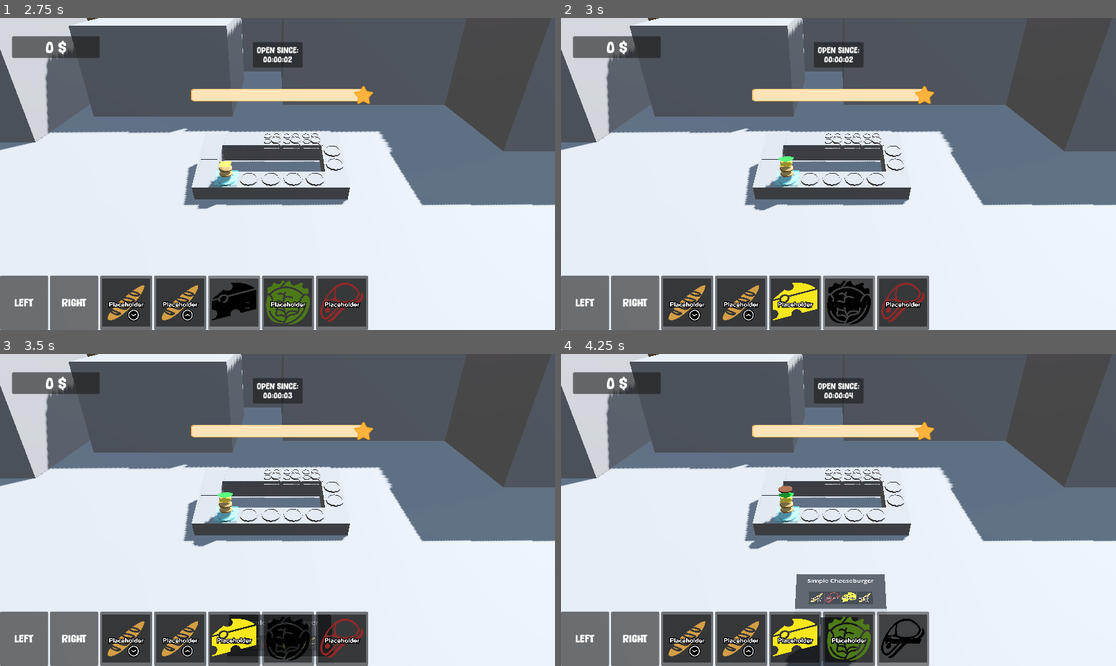
Above: before the commit, frames 1-4 (two rows, left to right).
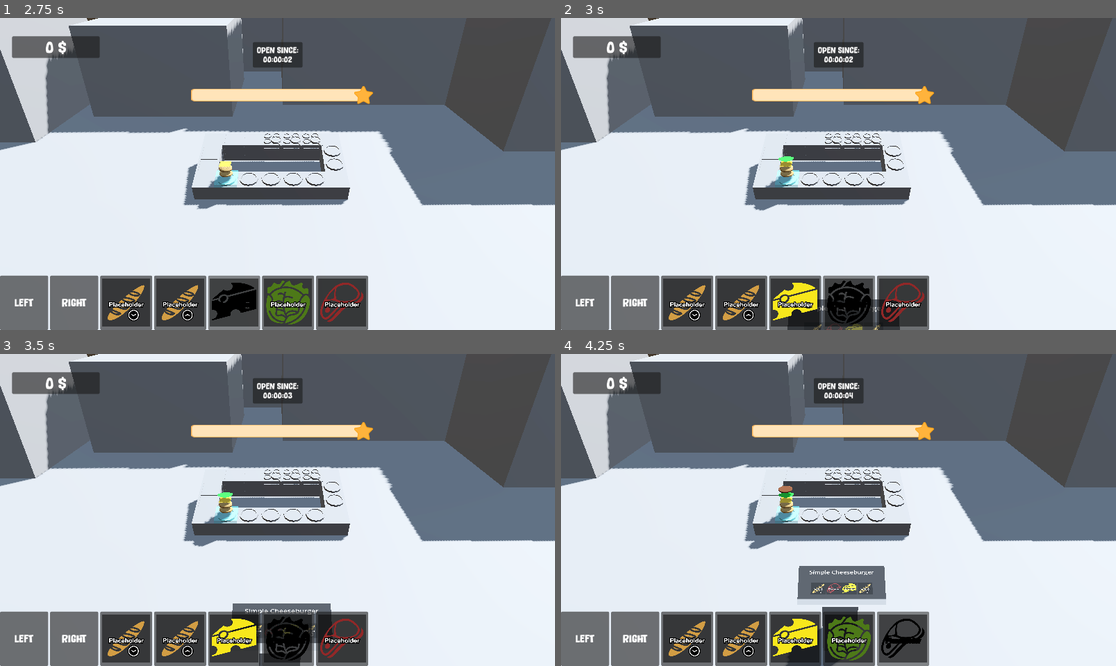
Above: after the commit, the same moments.

Repository: thewasmans/2026-game-jam-burger-truck
Game: Godot game, scene res://scenes/main.tscn
The game is run twice, just before and just after one commit, with the same random seed, the same clock (stepped at 60 frames per second) and the same inputs.
Inputs (mouse positions are in pixels of both pictures, inside the frame that each line leads up to):
- Up to frame 1 (2.75 s): click (127, 301) at 0.52 s; click (177, 301) at 1.27 s; click (233, 301) at 2.02 s
- Up to frame 2 (3 s): click (849, 301) at 2.77 s
- Up to frame 3 (3.5 s): no input
- Up to frame 4 (4.25 s): click (905, 637) at 3.52 s

Frame 1 is identical in both runs. In frame 2, 1.2% of the frame differs, in the area x 40-62%, y 90-100%; in frame 3, 1.3%; in frame 4, 1.8%, in the area x 41-59%, y 67-100%.

Commit message:
Rename enemy to hungry client

Diff:
--- a/contents/prefabs/enemy_spawner.tscn
+++ b/contents/prefabs/enemy_spawner.tscn
@@ -1,7 +1,7 @@
 [gd_scene format=3 uid="uid://ckuxgrtn5s1cd"]
 
 [ext_resource type="Script" uid="uid://dl30bfxeahsmq" path="res://scripts/spawner.gd" id="1_devoi"]
-[ext_resource type="PackedScene" uid="uid://b6h3u02w2i8s" path="res://contents/prefabs/enemy.tscn" id="2_xl0gr"]
+[ext_resource type="PackedScene" uid="uid://b6h3u02w2i8s" path="res://contents/prefabs/hungry_client.tscn" id="2_xl0gr"]
 [ext_resource type="Shape3D" uid="uid://dfp85wqupdio5" path="res://contents/spawn/spawn_box_shape_3d.tres" id="3_xl0gr"]
 
 [sub_resource type="BoxMesh" id="BoxMesh_xl0gr"]
--- a/contents/prefabs/enemy.tscn
+++ b/contents/prefabs/hungry_client.tscn
@@ -1,7 +1,7 @@
 [gd_scene format=3 uid="uid://b6h3u02w2i8s"]
 
-[ext_resource type="Script" uid="uid://fejlyf0b53bw" path="res://scripts/enemy.gd" id="1_wexqf"]
-[ext_resource type="PackedScene" uid="uid://b47evmm3yxiqf" path="res://contents/prefabs/ui/client_request_ui.tscn" id="3_y2qxo"]
+[ext_resource type="Script" uid="uid://fejlyf0b53bw" path="res://scripts/hungry_client.gd" id="1_mntof"]
+[ext_resource type="PackedScene" uid="uid://b47evmm3yxiqf" path="res://contents/prefabs/ui/client_request_ui.tscn" id="2_tnfmv"]
 
 [sub_resource type="BoxShape3D" id="BoxShape3D_1"]
 size = Vector3(1, 2, 1)
@@ -23,8 +23,8 @@
 material = SubResource("StandardMaterial3D_278i7")
 size = Vector2(0.5, 0.25)
 
-[node name="Enemy" type="CharacterBody3D" unique_id=636878034 node_paths=PackedStringArray("client_request_ui")]
-script = ExtResource("1_wexqf")
+[node name="HungryClient" type="CharacterBody3D" unique_id=636878034 node_paths=PackedStringArray("client_request_ui")]
+script = ExtResource("1_mntof")
 speed = 2.0
 client_request_ui = NodePath("SubViewport/ClientRequest")
 
--- a/scenes/main.tscn
+++ b/scenes/main.tscn
@@ -51,7 +51,7 @@
 script = ExtResource("4_abcde")
 snack_truck = NodePath("Level/Kitchen")
 game_ui = NodePath("GameUI")
-spawner = NodePath("Level/EnemySpawner")
+spawner = NodePath("Level/HungryClientSpawner")
 burgers_data = Array[ExtResource("2_jkv2x")]([ExtResource("3_jbj1t"), ExtResource("4_muem4"), ExtResource("5_dp3eg"), ExtResource("6_0ld40"), ExtResource("7_gqmmt"), ExtResource("8_yc10j"), ExtResource("9_jscy8"), ExtResource("10_pm3ni"), ExtResource("11_y6deb"), ExtResource("12_og1vs")])
 ingredients_data = Array[ExtResource("13_pm3ni")]([ExtResource("14_y6deb"), ExtResource("15_og1vs"), ExtResource("16_2wyq8"), ExtResource("17_vxglm"), ExtResource("19_yq6so")])
 anchor_plates = [NodePath("Level/Kitchen/AnchorPlate/AnchorPlate01"), NodePath("Level/Kitchen/AnchorPlate/AnchorPlate02"), NodePath("Level/Kitchen/AnchorPlate/AnchorPlate03"), NodePath("Level/Kitchen/AnchorPlate/AnchorPlate04"), NodePath("Level/Kitchen/AnchorPlate/AnchorPlate05")]
@@ -104,7 +104,7 @@
 [node name="Selector" parent="Level" unique_id=375739968 instance=ExtResource("22_y6deb")]
 transform = Transform3D(1, 0, 0, 0, 0.980782, 0.19510747, 0, -0.19510747, 0.980782, 0.31791592, 0.8635261, 4.795539)
 
-[node name="EnemySpawner" parent="Level" unique_id=872537981 node_paths=PackedStringArray("front_truck_target", "out_screen_target") instance=ExtResource("1_0wfyh")]
+[node name="HungryClientSpawner" parent="Level" unique_id=872537981 node_paths=PackedStringArray("front_truck_target", "out_screen_target") instance=ExtResource("1_0wfyh")]
 transform = Transform3D(1, 0, 0, 0, 1, 0, 0, 0, 1, 0, 0.103453636, -10)
 front_truck_target = NodePath("../Kitchen/TargetPositionClients/FrontTruck")
 out_screen_target = NodePath("../Kitchen/TargetPositionClients/Leaving")
--- a/scripts/enemy.gd
+++ b/scripts/hungry_client.gd
@@ -1,6 +1,6 @@
 extends CharacterBody3D
 
-class_name Enemy
+class_name HungryClient
 
 signal leaving_hungry
 signal leaving_satiated
--- a/scripts/main.gd
+++ b/scripts/main.gd
@@ -18,13 +18,13 @@
 
 @export var snack_truck: SnackTruck
 @export var game_ui: GameUI
-@export var spawner: EnemySpawner
+@export var spawner: HungryClientSpawner
 @export var burgers_data: Array[BurgerData]
 @export var ingredients_data: Array[Ingredient]
 @export var anchor_plates: Array[Node3D]
 @export var plate_selector: Node3D
 var _current_burger: Array[Ingredient]
-var _clients: Array[Enemy] = []
+var _clients: Array[HungryClient] = []
 var _money: int = 0
 var _plates: Array[Plate]
 var _current_index_plate: int
@@ -44,8 +44,8 @@
 	plate_selected_changed(0)
 
 func on_child_entered_tree(node: Node) -> void:
-	if node is Enemy:
-		var client: Enemy = node as Enemy
+	if node is HungryClient:
+		var client: HungryClient = node as HungryClient
 		if burgers_data.size() > 0:
 			var burger_data = burgers_data.pick_random()
 			client.set_burger(burger_data)
@@ -54,14 +54,14 @@
 		_clients.append(client)
 		client.leaved.connect(free_client.bind(client))
 
-func free_client(client:Enemy):
+func free_client(client:HungryClient):
 	client.queue_free()
 
-func on_enemy_leaving_hungry(client:Enemy) -> void:
+func on_enemy_leaving_hungry(client:HungryClient) -> void:
 	_clients.erase(client)
 	snack_truck.take_damage(1)
 
-func on_enemy_leaving_satiated(client:Enemy):
+func on_enemy_leaving_satiated(client:HungryClient):
 	_money += client._burger_request.price
 	game_ui.set_money_value(client._burger_request.price)
 
--- a/scripts/spawner.gd
+++ b/scripts/spawner.gd
@@ -1,8 +1,8 @@
 extends Node3D
 
-class_name EnemySpawner
+class_name HungryClientSpawner
 
-signal client_spawned(client:Enemy)
+signal client_spawned(client:HungryClient)
 
 @export var enemy_scene: PackedScene
 @export var spawn_area: BoxShape3D
@@ -27,7 +27,7 @@
 	if enemy_scene == null:
 		return
 
-	var enemy: Enemy = enemy_scene.instantiate()
+	var enemy: HungryClient = enemy_scene.instantiate()
 	enemy.target_position = front_truck_target.global_position
 	enemy.target_leaving = out_screen_target.global_position
 	var spawn_position: Vector3 = get_random_spawn_position()
Not shown: 1 places in contents/prefabs/hungry_client.tscn that only renumber resources
Renamed: scripts/enemy.gd.uid -> scripts/hungry_client.gd.uid
